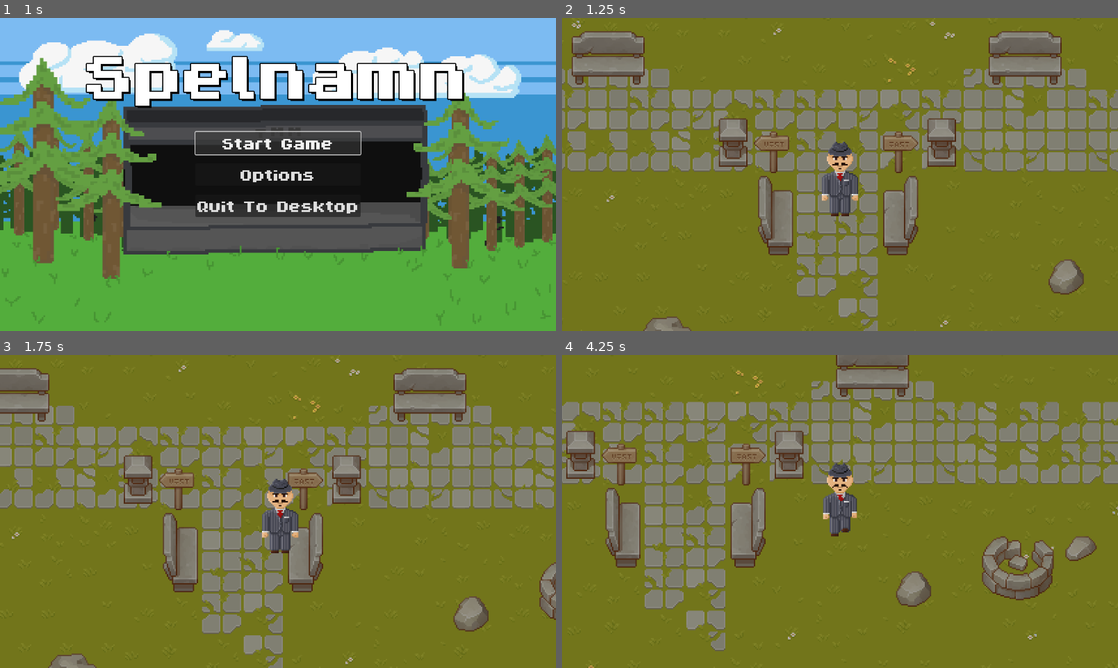
Above: before the commit, frames 1-4 (two rows, left to right).
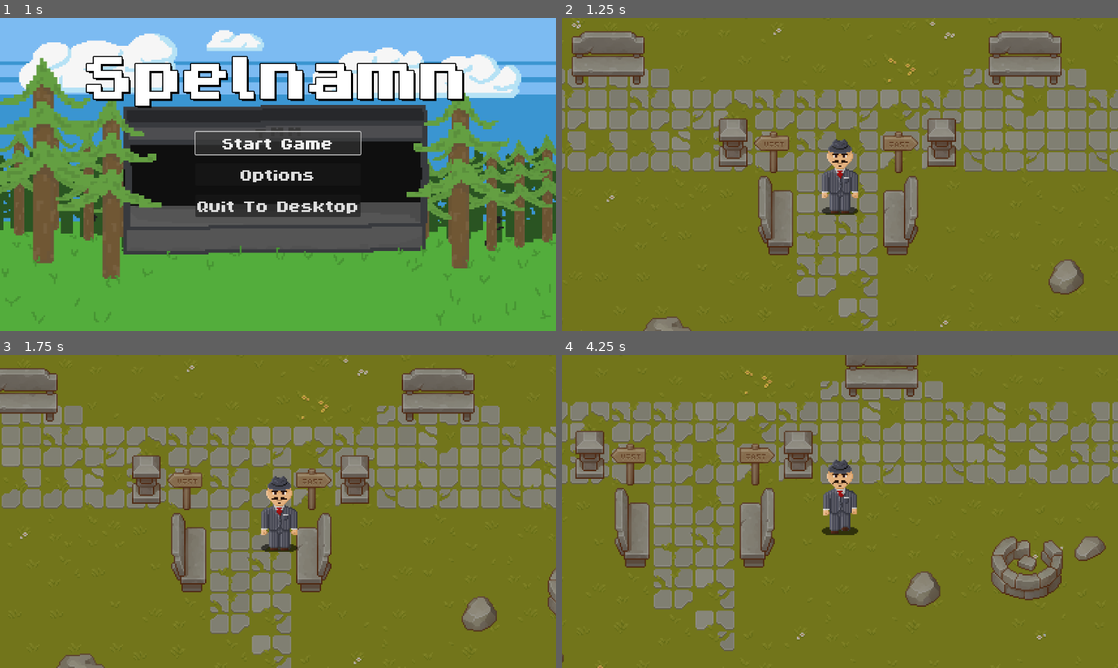
Above: after the commit, the same moments.

Repository: Goldstar32/TMMGame
Game: Godot game, scene res://Scenes/Menus/main_menu.tscn
Two runs of this game, one before a commit and one after it. Both use one fixed random seed, a clock stepped at 60 frames per second and the inputs below.
Inputs:
- Up to frame 1 (1 s): click "Start Game" at 0.5 s
- Up to frame 2 (1.25 s): no input
- Up to frame 3 (1.75 s): hold D (right) from 1.28 s (still down)
- Up to frame 4 (4.25 s): release D (right) at 2.03 s; hold S (down) 2.03-2.78 s; hold D (right) 2.78-3.53 s; hold W (up) from 3.53 s (still down)

Frame 1 is identical in both runs. In frame 2, 0.5% of the frame differs, in the area x 46-54%, y 38-64%; in frame 3, 20%; in frame 4, 22%, in the area x 0-100%, y 0-100%.

Commit message:
Updated mafioso sprite and hitbox

Diff:
--- a/Scenes/Testing/player.tscn
+++ b/Scenes/Testing/player.tscn
@@ -59,14 +59,15 @@
 }
 
 [sub_resource type="CapsuleShape2D" id="CapsuleShape2D_b7tim"]
-radius = 4.0
-height = 14.0
+radius = 3.0
+height = 28.0
 
 [node name="Player" type="CharacterBody2D"]
 y_sort_enabled = true
 script = ExtResource("1_jv12e")
 
 [node name="Sprite2D" type="Sprite2D" parent="."]
+scale = Vector2(1, 0.997306)
 texture = ExtResource("1_330hy")
 offset = Vector2(0, -32)
 hframes = 8
@@ -81,4 +82,5 @@
 z_index = 1
 position = Vector2(0, -4)
 rotation = 1.5708
+scale = Vector2(1, 1.00426)
 shape = SubResource("CapsuleShape2D_b7tim")
Binary file changed: Assets/sprites/character-sprites/mafioso.png
